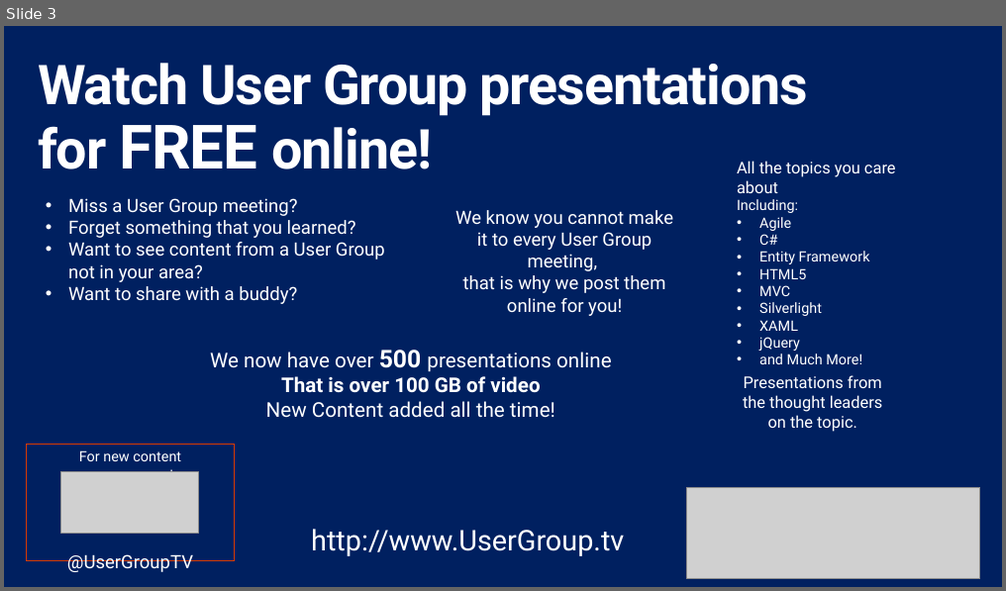
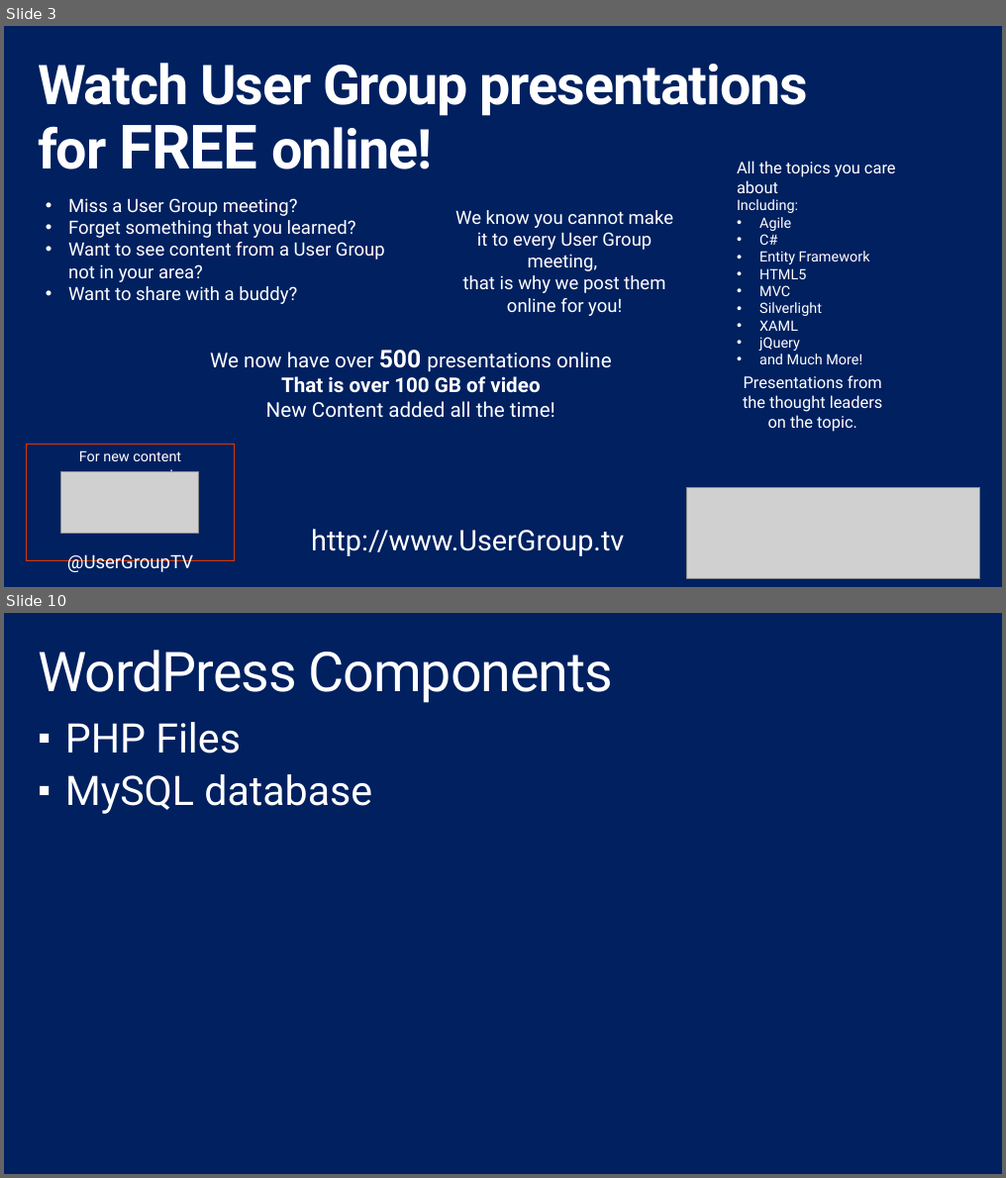
Before and after one commit to shawnweisfeld/20160906_GiveCampDevBootcamp, a slide deck: DevBootcamp.pptx. Shown one above the other, each under a label of ours: slide 3 before the commit, slides 3 and 10 after it; the slides between them are not shown. The pictures are 1006x591 and 1006x1178 pixels, drawn with LibreOffice and Linux fonts; fonts in the diff are those of the drawing; grey boxes stand for pictures; background and template pictures are left out. Boxes give left, top, right and bottom in pixels: in the first picture for what was removed or moved away, otherwise in the second. Text is boxed around its words. In the diff, an @@ line names an element or a change of style, - is before the commit and + after.

```diff
--- a/DevBootcamp.pptx
+++ b/DevBootcamp.pptx
@@ slide 10 added at (x1=4, y1=613, x2=1002, y2=1174), background #002060 @@
@@ title added at (x1=38, y1=650, x2=613, y2=703), 54 pt, text #FFFFFF @@
+WordPress Components
@@ text added at (x1=65, y1=722, x2=372, y2=814), 40 pt, text #FFFFFF @@
+▪ PHP Files
+▪ MySQL database
```
Also in this commit, not shown: 3 slides changed, 25 other slides added.
